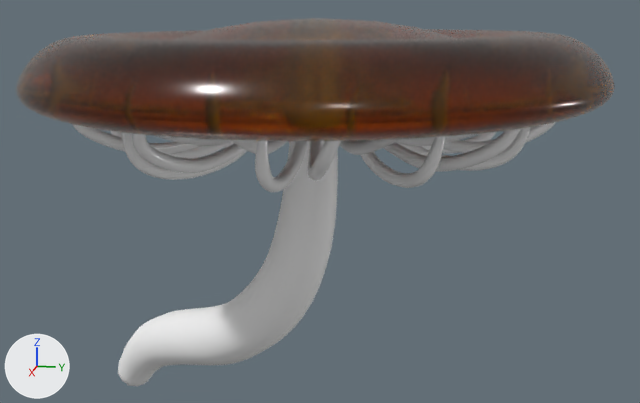
An edit to the glTF model public/mushrooms/shroom_7.glb, drawn before and after from the same camera.
One viewpoint serves both versions: a 50 mm lens placed at (2.29, 1.01, 1.033), pointed at (0.386, 0.629, 0.557). Lighting does not change. The marker at lower left points along +X, +Y and +Z. Where no turn or scale is listed for an object, it has been applied to the vertices.

The first picture shows 's.0069'.
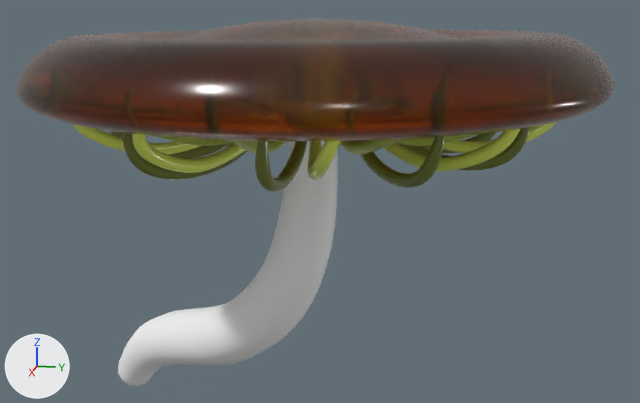
The newer file is also turned or shifted as a whole; pictures and numbers use the older file's frame.

What differs and where, as boxes (x1, y1, x2, y2) in the pictures (640 x 403 px):
's.0069', recoloured (white to yellow): (52, 64, 592, 193) in both

The change, as a diff of the scene's bpy script:
```diff
--- a/public/mushrooms/shroom_7.glb.py
+++ b/public/mushrooms/shroom_7.glb.py
@@ mat_standard_adaf27 @@
 mat_standard_adaf27 = principled_material('Standard_ADAF27')
-mat_standard_adaf27.base_color = (1.0, 1.0, 1.0)  # white #ffffff
+mat_standard_adaf27.base_color = (0.515, 0.604, 0.0931)  # yellow #becc56
 mat_standard_adaf27.roughness = 0.157
@@ mat_standard_ddff26 @@
 mat_standard_ddff26 = principled_material('Standard_DDFF26')
-mat_standard_ddff26.base_color = (1.0, 1.0, 1.0)  # white #ffffff
+mat_standard_ddff26.base_color = (0.863, 1.0, 0.15)  # yellow #efff6c
 mat_standard_ddff26.roughness = 0.189
@@ mat_standard_76781a @@
 mat_standard_76781a = principled_material('Standard_76781A')
-mat_standard_76781a.base_color = (1.0, 1.0, 1.0)  # white #ffffff
+mat_standard_76781a.base_color = (0.184, 0.216, 0.0369)  # yellow #778036
 mat_standard_76781a.roughness = 0.198
```
